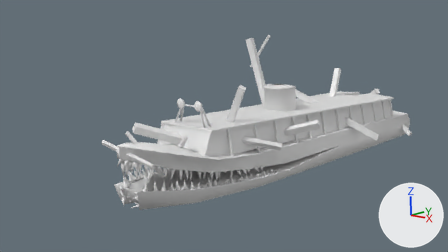
The Blender file raw_assets/enemy.blend as it was, and as the next commit left it.
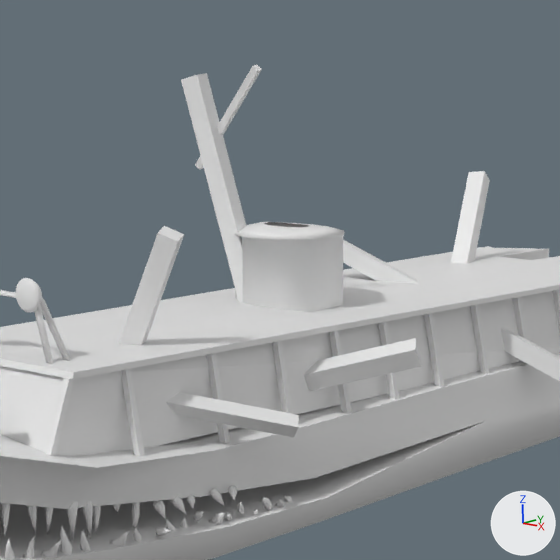
There are two pictures of each version: one from the file's camera 'Camera.001', one close up on the part from 42% to 81% of the width and 6% to 75% of the height. The lights are fixed; the arrows at lower right show +X, +Y and +Z. Materials are left out; every surface is plain grey.
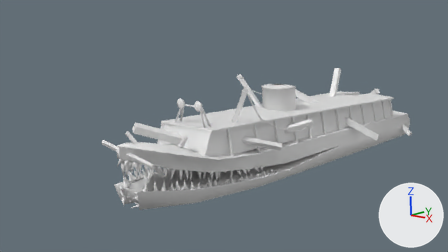
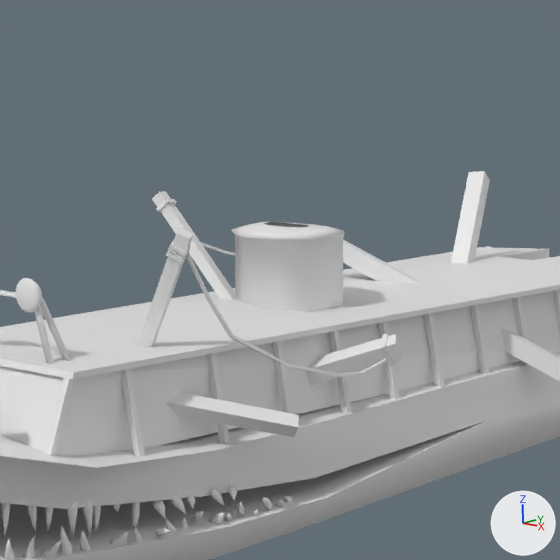
Where the newer file only moved an object's origin or applied its transform, the numbers keep the older frame.

Pixel boxes [x1, y1, x2, y2] of what changed, in the close-ups (560 x 560 px):
'Cube.014', moved, turned, rescaled
    before: [181, 73, 246, 303]
    after: [152, 191, 237, 300]
'Cube.004', moved, rescaled
    before: [119, 226, 184, 345]
    after: [136, 228, 194, 347]
'Cube.009', turned, rescaled
    before: [304, 338, 422, 391]
    after: [305, 334, 402, 385]
'Cube.029', added
    after: [186, 254, 387, 377]
'Cube.015', reshaped (69% narrower, 87% shorter)
    before: [195, 64, 262, 169]
    after: [156, 199, 176, 212]
'Cube.028', added
    after: [380, 333, 396, 367]
'Cube.024', added
    after: [201, 242, 235, 255]
'Cube.025', added
    after: [169, 240, 191, 256]
'Cube.026', added
    after: [166, 250, 188, 264]
'Cube.027', added
    after: [168, 247, 190, 261]

The change, as a list of edits to the scene's bpy script:
```text
Change me_cube_017:
    where me_cube_017.from_pydata(...)  # 8 vertices, 6 faces; spans x -1.68..1.68, y -0.09..0.09, z -0.09..0.09
    used by ob_cube_015; location = (-0.435, -0.294, 2.69); rotation_euler = (4.47, 0.892, 3.052), in degrees (256, 51, 175); scale = (0.336, 0.336, 0.336)
    me_cube_017 part 1
    me_cube_017.vertices[0].co: (-1.68, -0.09, -0.09) -> (3.21, -0.23, 0.55)  # pixel (256, 64) -> pixel (156, 208)
    me_cube_017.vertices[1].co: (-1.68, -0.09, 0.09) -> (2.81, -0.16, 0.47)  # pixel (252, 66) -> pixel (166, 198)
    me_cube_017.vertices[2].co: (-1.68, 0.09, -0.09) -> (3.31, -0.17, 0.16)  # pixel (262, 69) -> not seen
    me_cube_017.vertices[3].co: (-1.68, 0.09, 0.09) -> (2.91, -0.1, 0.07)  # pixel (257, 70) -> pixel (174, 199)
    me_cube_017.vertices[4].co: (1.68, -0.09, -0.09) -> (3.22, -0.15, 0.57)  # not seen -> pixel (157, 211)
    me_cube_017.vertices[5].co: (1.68, -0.09, 0.09) -> (2.82, -0.08, 0.48)  # pixel (194, 165) -> pixel (167, 201)
    me_cube_017.vertices[6].co: (1.68, 0.09, -0.09) -> (3.32, -0.09, 0.18)  # pixel (204, 167) -> not seen
    me_cube_017.vertices[7].co: (1.68, 0.09, 0.09) -> (2.92, -0.02, 0.09)  # pixel (199, 169) -> pixel (176, 201)
Change ob_cube_004:
    ob_cube_004.location: (0.14, -2.375, 0.705) -> (0.496, -2.375, 1.176)
    ob_cube_004.scale: (0.878, 0.878, 0.878) -> (0.576, 0.576, 0.576)
Change ob_cube_009:
    ob_cube_009.rotation_euler: (0.397, -0.263, 0.475) -> (0.365, -0.322, 0.484)  # degrees (23, -15, 27) -> degrees (21, -18, 28)
    ob_cube_009.scale: (0.878, 0.878, 0.878) -> (0.793, 0.793, 0.793)
Change ob_cube_014:
    ob_cube_014.location: (-0.329, -0.303, 1.625) -> (-0.588, -0.303, 1.307)
    ob_cube_014.rotation_euler: (1.593, 1.287, 0.202) -> (1.462, 0.847, 0.0849)  # degrees (91, 74, 12) -> degrees (84, 49, 4.9)
    ob_cube_014.scale: (0.878, 0.878, 0.878) -> (0.539, 0.539, 0.539)
Add ob_cube_029:
    ob_cube_029 = bpy.data.objects.new('Cube.029', me_cube_032)  # 28 vertices, 26 faces; spans x -0.55..0.24, y -1.37..1.07, z -0.62..0.9
    ob_cube_029.location = (1.291, -1.365, 1.238)
    ob_cube_029.scale = (0.725, 0.725, 0.725)
Add ob_cube_028:
    ob_cube_028 = bpy.data.objects.new('Cube.028', me_cube_031)  # a box spanning x -0.02..0.02, y -0.095..0.095, z -0.095..0.095
    ob_cube_028.location = (1.438, -0.535, 0.946)
    ob_cube_028.rotation_euler = (-0.453, 2.777, 0.333)  # degrees (-26, 159, 19)
    ob_cube_028.scale = (1.03, 1.03, 1.03)
Add ob_cube_027:
    ob_cube_027 = bpy.data.objects.new('Cube.027', me_cube_031.copy())
    ob_cube_027.location = (0.84, -2.377, 1.919)
    ob_cube_027.rotation_euler = (-0.427, 2.411, 0.0676)  # degrees (-24, 138, 3.9)
    ob_cube_027.scale = (0.725, 0.725, 0.725)
Add ob_cube_026:
    ob_cube_026 = bpy.data.objects.new('Cube.026', me_cube_031.copy())
    ob_cube_026.location = (0.822, -2.377, 1.882)
    ob_cube_026.rotation_euler = (-0.392, 2.134, 0.0944)  # degrees (-22, 122, 5.4)
    ob_cube_026.scale = (0.725, 0.725, 0.725)
Add ob_cube_025:
    ob_cube_025 = bpy.data.objects.new('Cube.025', me_cube_031.copy())
    ob_cube_025.location = (0.856, -2.377, 1.944)
    ob_cube_025.rotation_euler = (-0.392, 2.134, 0.0944)  # degrees (-22, 122, 5.4)
    ob_cube_025.scale = (0.725, 0.725, 0.725)
Add ob_cube_024:
    ob_cube_024 = bpy.data.objects.new('Cube.024', me_cube_027)  # 16 vertices, 14 faces; spans x -0.03..0.44, y -1.25..0.82, z -0.11..0.85
    ob_cube_024.location = (-1.413, 0.608, 1.287)
    ob_cube_024.scale = (0.725, 0.725, 0.725)
```
